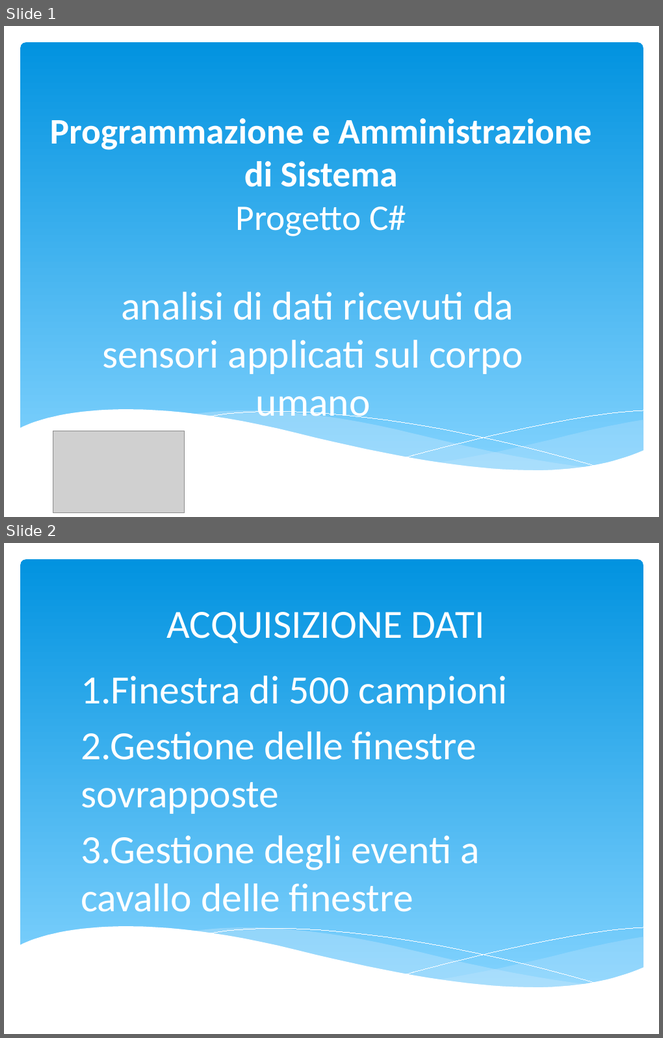
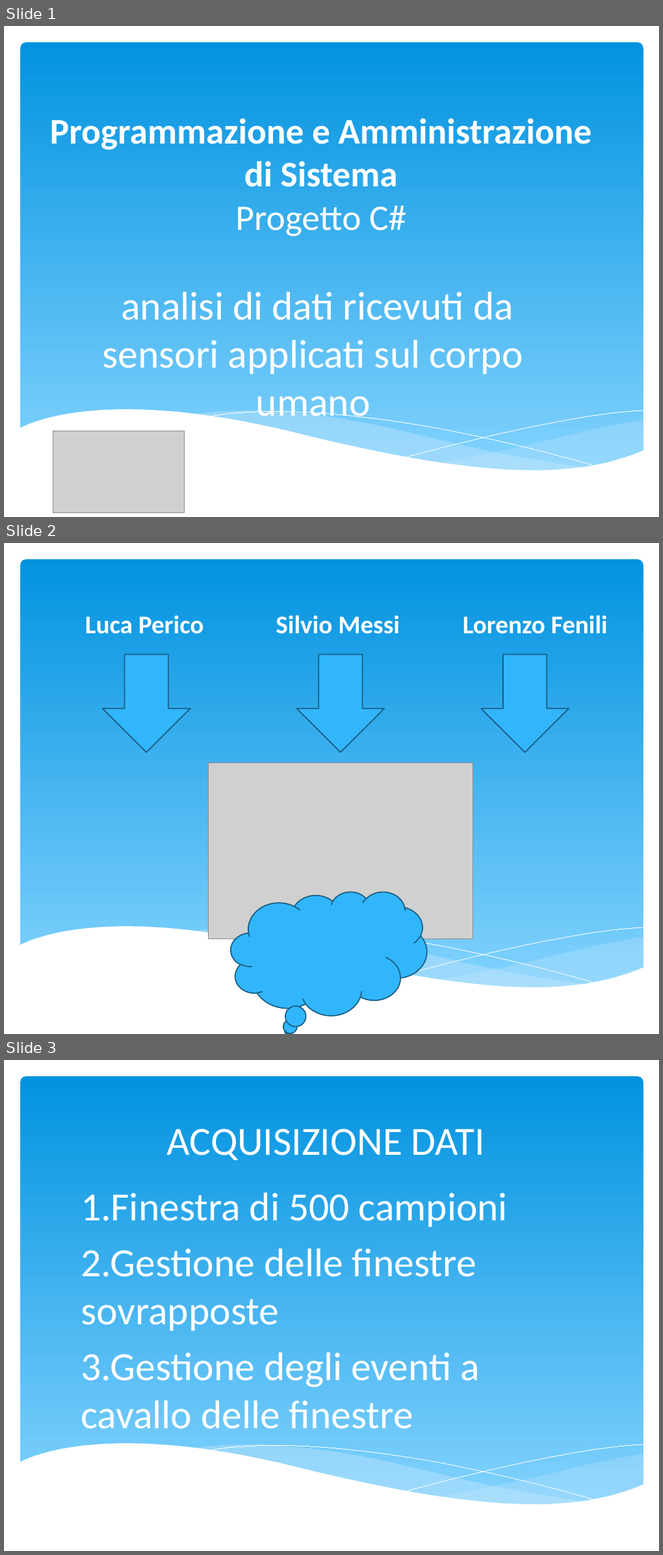
Before and after one commit to Nerdologi/Progetti-CSharp, a slide deck: Esame/presentazione.pptx. Shown one above the other, each under a label of ours: slides 1 and 2 before the commit, slides 1, 2 and 3 after it. The pictures are 663x1038 and 663x1555 pixels, drawn with LibreOffice and Linux fonts; fonts in the diff are those of the drawing; grey boxes stand for pictures. Boxes give left, top, right and bottom in pixels: in the first picture for what was removed or moved away, otherwise in the second. Text is boxed around its words. In the diff, an @@ line names an element or a change of style, - is before the commit and + after.

```diff
--- a/Esame/presentazione.pptx
+++ b/Esame/presentazione.pptx
@@ slide 2 added at (4, 543, 659, 1034), background #FFFFFF; not listed: 6 template elements that a slide beside it also shows @@
@@ text added at (85, 615, 204, 634), 28 pt, text #FFFFFF, bold @@
+Luca Perico
@@ text added at (276, 615, 400, 634), 28 pt, text #FFFFFF, bold @@
+Silvio Messi
@@ text added at (463, 615, 608, 634), 28 pt, text #FFFFFF, bold @@
+Lorenzo Fenili
@@ down arrow added at (103, 654, 191, 753), fill #31B6FD, outline #195F84 1.25 pt @@
@@ down arrow added at (297, 654, 385, 753), fill #31B6FD, outline #195F84 1.25 pt @@
@@ down arrow added at (481, 654, 569, 753), fill #31B6FD, outline #195F84 1.25 pt @@
@@ picture added at (208, 763, 473, 939) @@
@@ thought cloud added at (231, 891, 426, 1016), fill #31B6FD, outline #195F84 1.25 pt @@
@@ what was slide 2 is now slide 3 @@
```
Also in this commit, not shown: 3 other files.
